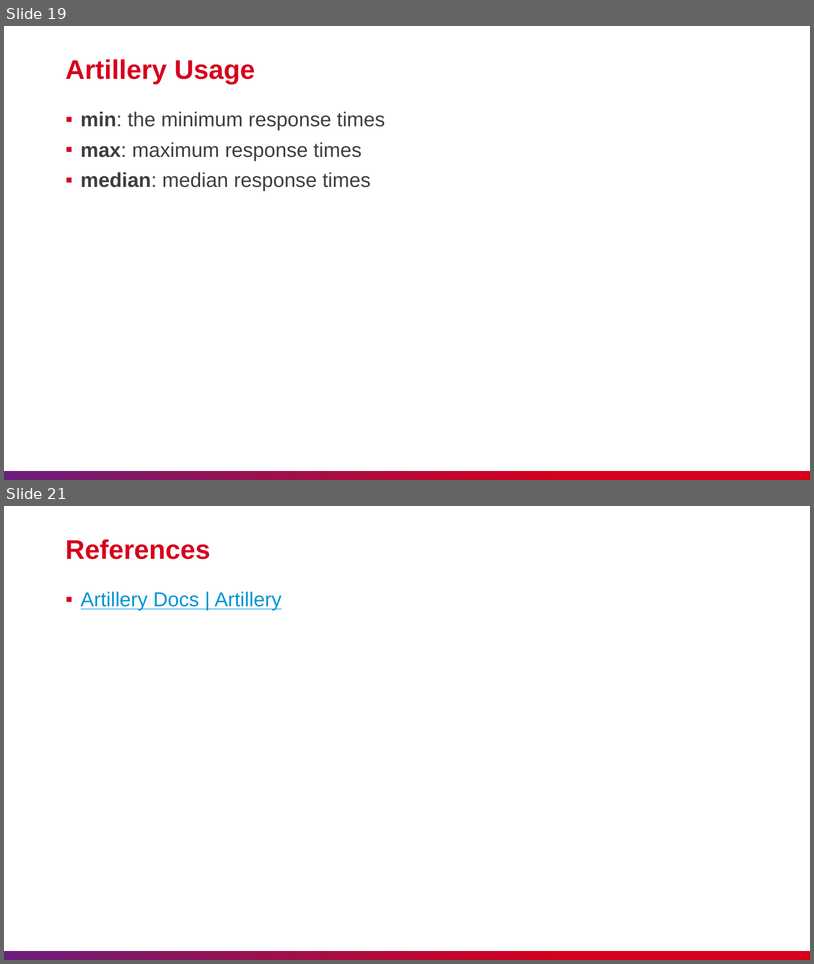
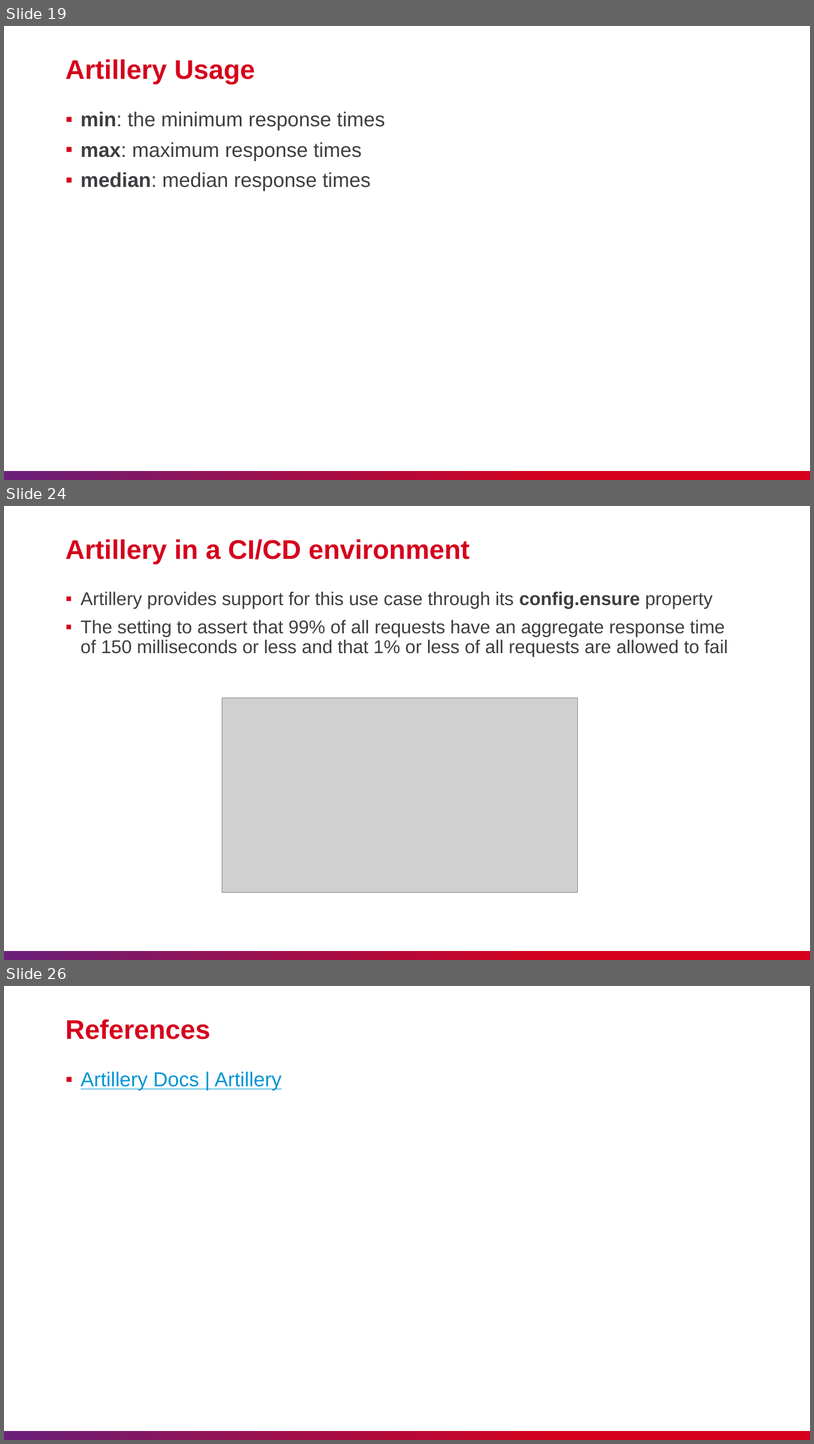
Before and after one commit to nashtech-garage/nodejs-vite-js_load_test, a slide deck: artillery/slide/NT_Artillery.pptx. Shown one above the other, each under a label of ours: slides 19 and 21 before the commit, slides 19, 24 and 26 after it; the slides between them are not shown. The pictures are 814x964 and 814x1444 pixels, drawn with LibreOffice and Linux fonts; fonts in the diff are those of the drawing; grey boxes stand for pictures. Boxes give left, top, right and bottom in pixels: in the first picture for what was removed or moved away, otherwise in the second. Text is boxed around its words. In the diff, an @@ line names an element or a change of style, - is before the commit and + after.

```diff
--- a/artillery/slide/NT_Artillery.pptx
+++ b/artillery/slide/NT_Artillery.pptx
@@ slide 24 added at bbox=[4, 506, 810, 960], background #FFFFFF; not listed: 1 template element that a slide beside it also shows @@
@@ title added at bbox=[65, 539, 470, 564], 32 pt, text #D6001C, bold @@
+Artillery in a CI/CD environment
@@ text added at bbox=[81, 591, 728, 657], 22 pt, text #3C3E41 @@
+▪ Artillery provides support for this use case through its config.ensure property
+▪ The setting to assert that 99% of all requests have an aggregate response time of 150 milliseconds or less and that 1% or less of all requests are allowed to fail
@@ picture added at bbox=[222, 698, 578, 892] @@
@@ what was slide 21 is now slide 26 @@
```
Also in this commit, not shown: 2 slides changed, 4 other slides added.
